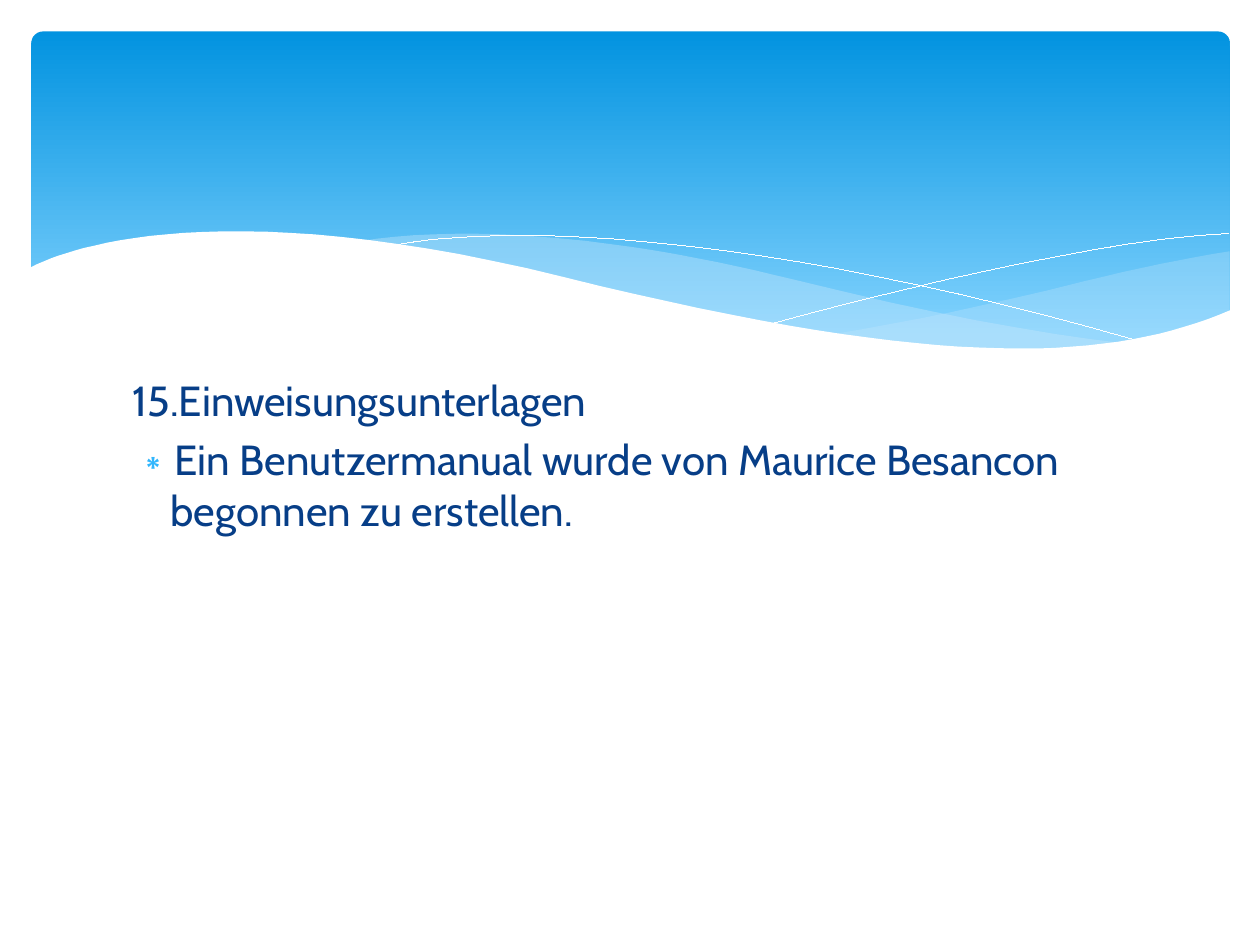
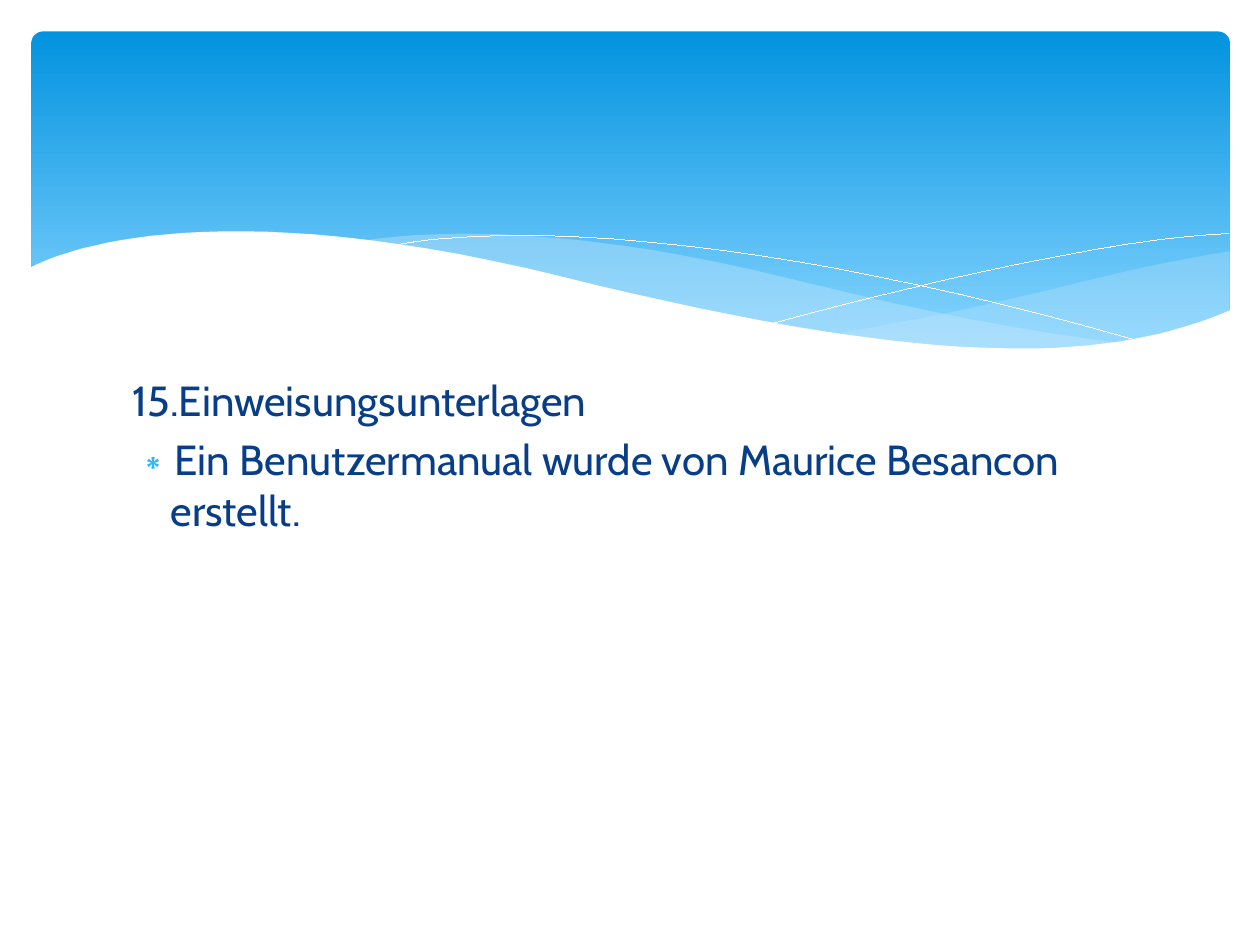
Before and after one commit to m-schwenk/LOTTO, a slide deck: slide 18 of UnsereProjektunterlagen/11.Projektdokumentationen/PräsentationGruppenIntern001.pptx. Drawn at 1260x945 pixels with LibreOffice and Linux fonts; fonts in the diff are those of the drawing. Boxes give left, top, right and bottom in pixels: in the first picture for what was removed or moved away, otherwise in the second. Text is boxed around its words. In the diff, an @@ line names an element or a change of style, - is before the commit and + after.

```diff
--- a/UnsereProjektunterlagen/11.Projektdokumentationen/PräsentationGruppenIntern001.pptx
+++ b/UnsereProjektunterlagen/11.Projektdokumentationen/PräsentationGruppenIntern001.pptx
@@ text at box(171, 443, 1059, 527): text changed @@
-∗ Ein Benutzermanual wurde von Maurice Besancon begonnen zu erstellen.
+∗ Ein Benutzermanual wurde von Maurice Besancon erstellt.
```
Also in this commit, not shown: 4 other slides changed, 51 other files.
